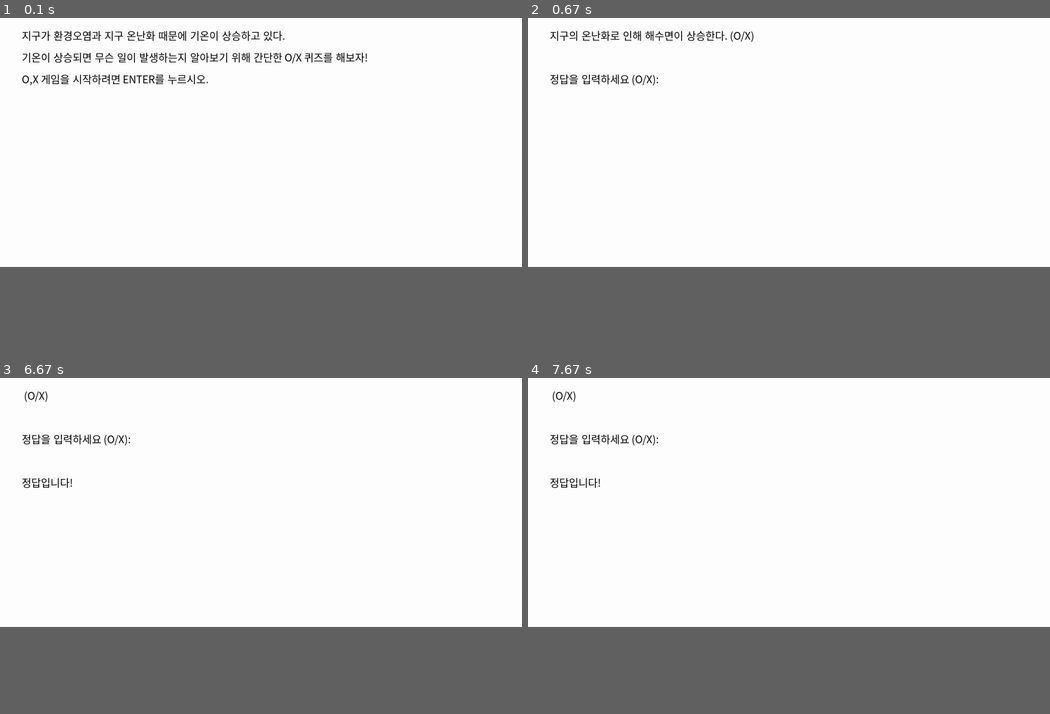
Above: before the commit, frames 1-4 (two rows, left to right).
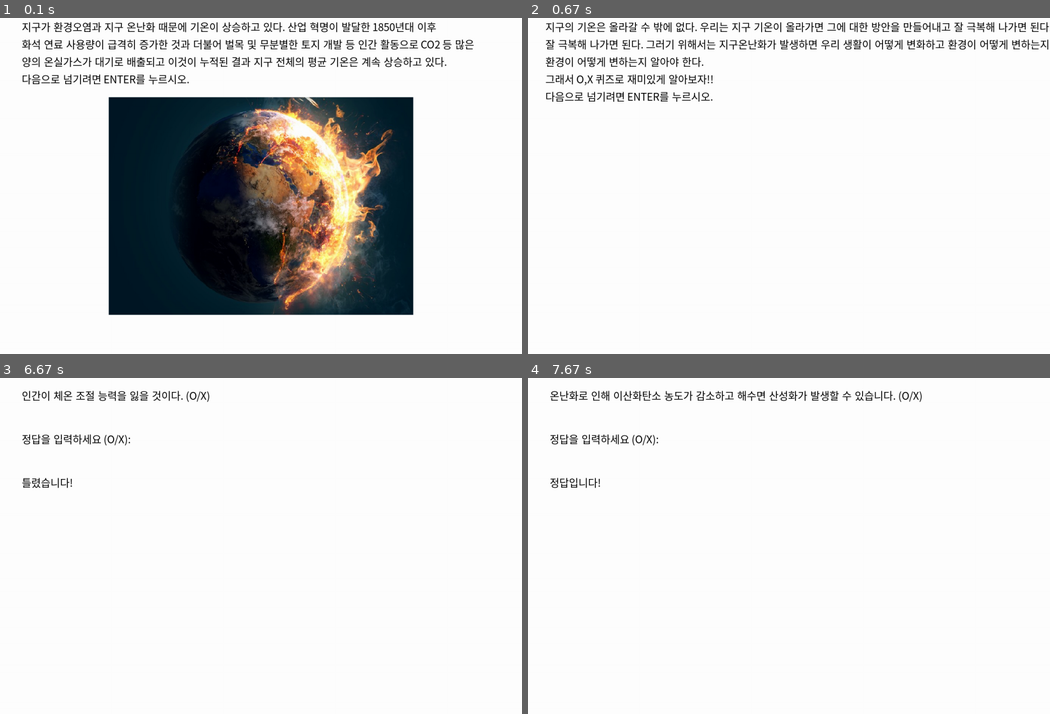
Above: after the commit, the same moments.

Repository: redstone1225/codeplay
Game: pygame game, started from ai_project/climate_crisis/game.py
The game is run twice, just before and just after one commit, with the same random seed, the same clock (stepped at 60 frames per second) and the same inputs.
Inputs:
- Up to frame 1 (0.1 s): no input
- Up to frame 2 (0.67 s): tap Enter at 0.33 s
- Up to frame 3 (6.67 s): tap Enter at 0.67, 4.57, 4.87, 6.55 s; tap X at 3.67, 5, 6.47 s
- Up to frame 4 (7.67 s): tap X at 6.77, 7.47 s
The window is 900x450 before the commit and 900x600 after it. Grey fills any space a smaller window leaves; there, only what the larger window draws over its background counts as a difference.

The runs differ from the first frame. In frame 1, 42% of the frame differs, in the area x 4-91%, y 1-89%; in frame 2, 4.0%; in frame 3, 0.6%; in frame 4, 0.9%.

Commit message:
02/03박율 병신 이미지만 넣으면 끝(지구 온난화 O,X게임)

Diff:
--- a/ai_project/climate_crisis/game.py
+++ b/ai_project/climate_crisis/game.py
@@ -1,7 +1,7 @@
 import pygame
 import sys
 import time
-
+import os
 # 파이게임 초기화
 pygame.init()
 
@@ -15,7 +15,7 @@
 BLACK = (0, 0, 0)
 
 # 화면 크기 설정
-screen_size = (1200, 600)
+screen_size = (1200, 800)
 screen = pygame.display.set_mode(screen_size)
 pygame.display.set_caption("O/X 퀴즈 게임")
 
@@ -25,9 +25,48 @@
 
 def display_intro():
     screen.fill(WHITE)
-    draw_text("지구가 환경오염과 지구 온난화 때문에 기온이 상승하고 있다.", BLACK, (50, 50))
-    draw_text("기온이 상승되면 무슨 일이 발생하는지 알아보기 위해 간단한 O/X 퀴즈를 해보자!", BLACK, (50, 100))
-    draw_text("O,X 게임을 시작하려면 ENTER를 누르시오.", BLACK, (50, 150))
+
+    # 첫 번째 텍스트 및 이미지 표시
+    draw_text("지구가 환경오염과 지구 온난화 때문에 기온이 상승하고 있다. 산업 혁명이 발달한 1850년대 이후", BLACK, (50, 30))
+    draw_text("화석 연료 사용량이 급격히 증가한 것과 더불어 벌목 및 무분별한 토지 개발 등 인간 활동으로 CO2 등 많은", BLACK, (50, 70))
+    draw_text("양의 온실가스가 대기로 배출되고 이것이 누적된 결과 지구 전체의 평균 기온은 계속 상승하고 있다.", BLACK, (50, 110))
+    draw_text("다음으로 넘기려면 ENTER를 누르시오.", BLACK, (50, 150))
+
+    image_path1 = 'ai_project/climate_crisis/src/bg.png'  # 첫 번째 이미지 파일의 경로를 입력하세요
+    if os.path.exists(image_path1):
+        original_image1 = pygame.image.load(image_path1)
+        resized_image1 = pygame.transform.scale(original_image1, (700, 500))  # 원하는 크기로 조절
+        screen.blit(resized_image1, (250, 210))  # 이미지 위치 조절
+
+    pygame.display.flip()
+
+    waiting_for_enter = True
+    while waiting_for_enter:
+        for event in pygame.event.get():
+            if event.type == pygame.QUIT:
+                pygame.quit()
+                sys.exit()
+            elif event.type == pygame.KEYDOWN:
+                if event.key == pygame.K_RETURN:
+                    waiting_for_enter = False
+
+    # 화면 지우기
+    screen.fill(WHITE)
+    pygame.display.flip()
+
+    # 두 번째 텍스트 및 이미지 표시
+    draw_text("지구의 기온은 올라갈 수 밖에 없다. 우리는 지구 기온이 올라가면 그에 대한 방안을 만들어내고 잘 극복해 나가면 된다.", BLACK, (40, 30))
+    draw_text("잘 극복해 나가면 된다. 그러기 위해서는 지구온난화가 발생하면 우리 생활이 어떻게 변화하고 환경이 어떻게 변하는지 알아야 한다.", BLACK, (40, 70))
+    draw_text("환경이 어떻게 변하는지 알아야 한다.", BLACK, (40, 110))
+    draw_text("그래서 O,X 퀴즈로 재미있게 알아보자!!", BLACK, (40, 150))
+    draw_text("다음으로 넘기려면 ENTER를 누르시오.", BLACK, (40, 190))
+
+    image_path2 = 'ai_project/climate_crisis/src/bg2.png'  # 두 번째 이미지 파일의 경로를 입력하세요
+    if os.path.exists(image_path2):
+        original_image2 = pygame.image.load(image_path2)
+        resized_image2 = pygame.transform.scale(original_image2, (700, 500))  # 원하는 크기로 조절
+        screen.blit(resized_image2, (250, 210))  # 이미지 위치 조절
+
     pygame.display.flip()
 
     waiting_for_enter = True
@@ -65,11 +104,15 @@
     score = 0
 
     questions = [
-        ("지구의 온난화로 인해 해수면이 상승한다. (O/X)", "O"),
+        ("극지방의 빙하가 녹아 해수면 상승이 가속화될 것이다 (O/X)", "O"),
         ("해안가에 상어가 더 많이 출몰할 것이다. (O/X)", "O"),
-        (" (O/X)", "X"),
-        (" (O/X)", "X"),
-        (" (O/X)", "X"),
+        ("인간이 체온 조절 능력을 잃을 것이다. (O/X)", "O"),
+        ("온난화로 인해 이산화탄소 농도가 감소하고 해수면 산성화가 발생할 수 있습니다. (O/X)", "X"),
+        # 감소 하는게 아니다
+        ("온도 상승으로 인해 작물의 생육에 부정적인 영향을 미칠 수 있다.(O/X)", "O"),
+        ("폭염, 폭우 같은 극단적인 이상 기후로 홍수나 산사태 등 자연재해가 빈번하게 발생할 것이다. (O/X)", "O"),
+        ("새로운 생물이 나와 생물 종이 더 다양해 질 것이다. (O/X)", "X"),
+        # 새로운 종이 나오지만 멸종하는 종이 더 많기 때문에 다양해지지 않는다
     ]
 
     for question, correct_answer in questions:
Binary file added: ai_project/climate_crisis/src/bg.png
